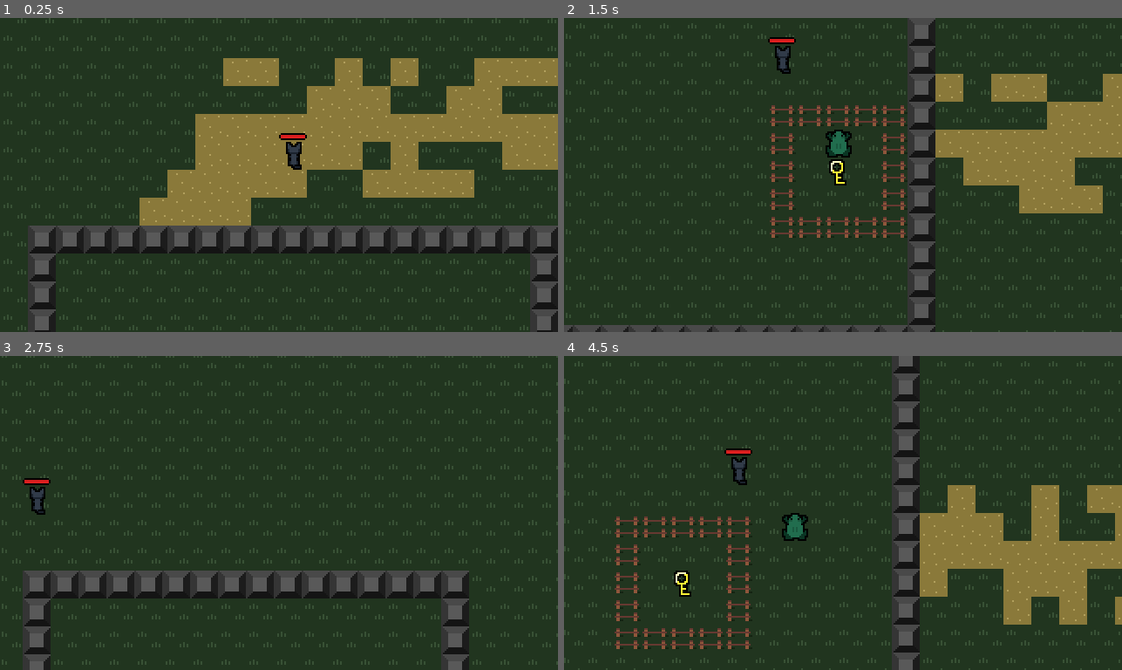
Above: before the commit, frames 1-4 (two rows, left to right).
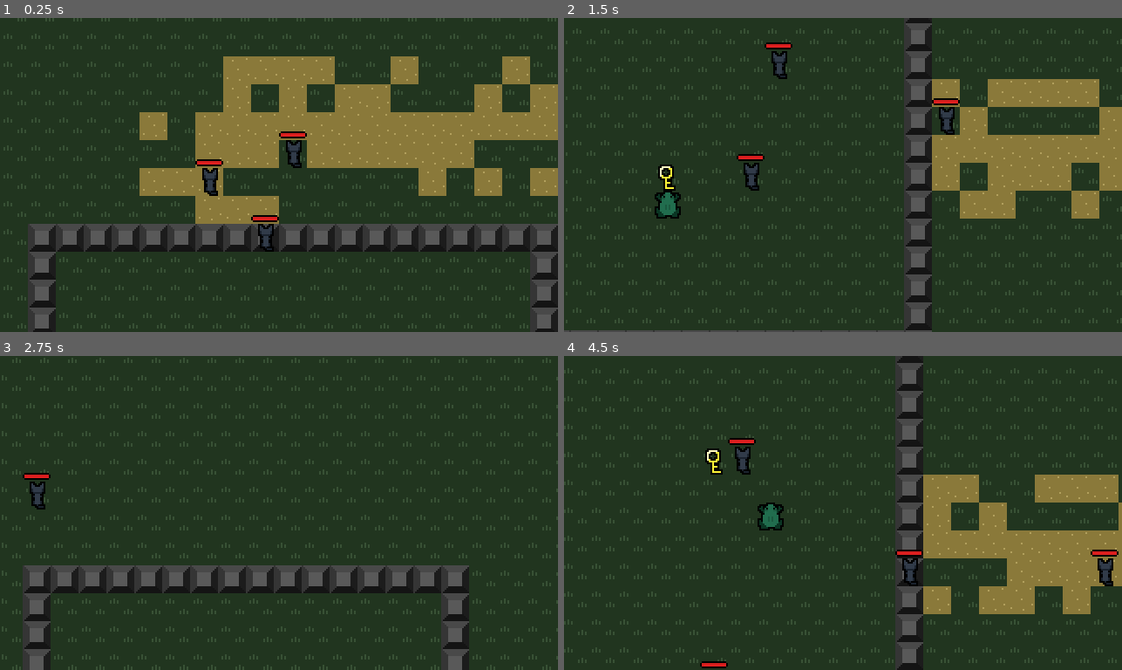
Above: after the commit, the same moments.

Repository: JiriOne/LDJAM56
Game: Godot game, scene res://scenes/main/main.tscn
The game is run twice, just before and just after one commit, with the same random seed, the same clock (stepped at 60 frames per second) and the same inputs.
Inputs (mouse positions are in pixels of both pictures, inside the frame that each line leads up to):
- Up to frame 1 (0.25 s): no input
- Up to frame 2 (1.5 s): move the mouse to (965, 159) at 0.52 s; click (965, 159) at 0.67 s; tap Space (ui_select) at 0.77 s; move the mouse to (882, 190) at 1.27 s; hold Left (ui_left) from 1.28 s (still down); click (882, 190) at 1.42 s
- Up to frame 3 (2.75 s): tap Space (ui_select) at 1.52 s; move the mouse to (334, 443) at 2.02 s; release Left (ui_left) at 2.03 s; click (334, 443) at 2.17 s
- Up to frame 4 (4.5 s): move the mouse to (815, 575) at 2.77 s; click (815, 575) at 2.92 s; tap Space (ui_select) at 3.02, 3.77 s; move the mouse to (887, 497) at 3.52 s; hold Left (ui_left) from 3.53 s (still down); click (887, 497) at 3.67 s; move the mouse to (854, 547) at 4.27 s; click (854, 547) at 4.42 s

The runs differ from the first frame. In frame 1, 19% of the frame differs, in the area x 0-100%, y 0-100%; in frame 2, 22%; in frame 3, 14%; in frame 4, 20%.
Error before the commit: Invalid access to property or key 'position' on a base object of type 'previously freed'. (res://entities/player/player.gd:62)
Error after the commit: Invalid access to property or key 'position' on a base object of type 'previously freed'. (res://entities/player/player.gd:61)

Commit message:
Added enemy spawns

Diff:
--- a/new-game-project/entities/enemy/enemy.gd
+++ b/new-game-project/entities/enemy/enemy.gd
@@ -135,7 +135,10 @@
 			direction.x = clamp(direction.x,-1,1)
 			direction.y = clamp(direction.y,-1,1)
 
-			set_grid_pos(gridPosition + direction)
+			var cell_data = grid_system.get_cell_data(gridPosition + direction)
+
+			if !cell_data.has_enemy and !cell_data.has_player and cell_data.type == GlobalTypes.Cell_Type.GROUND:
+				set_grid_pos(gridPosition + direction)
 
 			current_state = State.IDLE
 			turn_taken = true
--- a/new-game-project/entities/player/player.gd
+++ b/new-game-project/entities/player/player.gd
@@ -43,7 +43,6 @@
 var valid_attack_targets : Array[GridCellData]
 
 func _ready() -> void:
-	print("test")
 	grid_system = get_parent()
 	grid_system.initialize()
 	set_grid_pos(gridPosition)
@@ -155,7 +154,6 @@
 func _on_input_event(viewport: Node, event: InputEvent, shape_idx: int) -> void:
 	if event is InputEventMouseButton:
 		if event.pressed and event.button_index == MOUSE_BUTTON_LEFT and current_state == State.IDLE and turn_taken == false and controller.player_turn == true and self in Controller.party:
-			print()
 			var plys = get_tree().get_nodes_in_group("player_character")
 			for ply in plys:
 				if ply == self:
--- a/new-game-project/scenes/level_generator/level_generator.gd
+++ b/new-game-project/scenes/level_generator/level_generator.gd
@@ -115,6 +115,13 @@
 			for r in range(3):
 				tile_map_layer.set_cell(Vector2i(x, y+rng.randi_range(-2,2)), 0, Vector2i(3, 0))
 
+			if rng.randf() < 0.1:
+				var enemy = preload("res://entities/enemy/enemy.tscn").instantiate()
+				print("la")
+				enemy.position = Vector2(x,y)*16 + Vector2(rng.randi_range(-3,3),rng.randi_range(-3,3))*16
+				enemy.gridPosition = enemy.position/16
+				grid_system.add_child(enemy)
+
 			if x < int(center_b.x):
 				x += 1
 			else:
@@ -124,6 +131,14 @@
 
 			for r in range(3):
 				tile_map_layer.set_cell(Vector2i(x+rng.randi_range(-2,2), y), 0, Vector2i(3, 0))
+
+			if rng.randf() < 0.1:
+				var enemy = preload("res://entities/enemy/enemy.tscn").instantiate()
+				print("la")
+				enemy.position = Vector2(x,y)*16 + Vector2(rng.randi_range(-3,3),rng.randi_range(-3,3))*16
+				enemy.gridPosition = enemy.position/16
+				grid_system.add_child(enemy)
+
 			if y < int(center_b.y):
 				y += 1
 			else:
